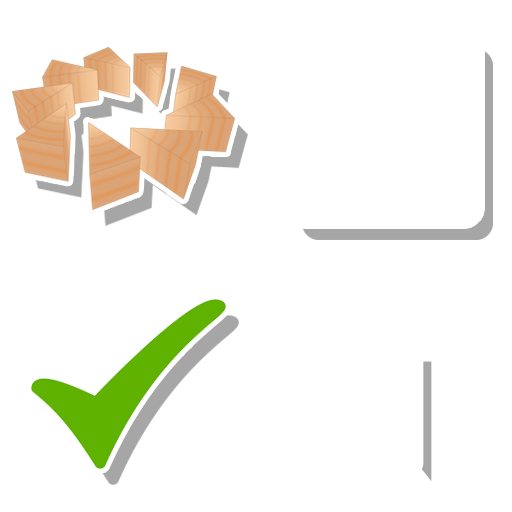
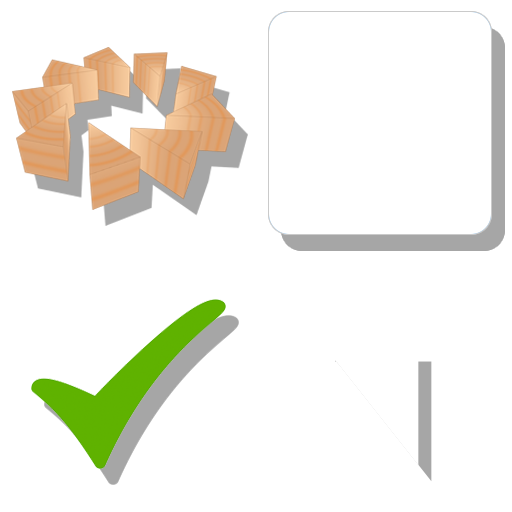
The second 512x512 image is a revision of the first. Changes to its layers:
showed "Rounded Rectangle 1" over left=269, top=12, right=491, bottom=234
